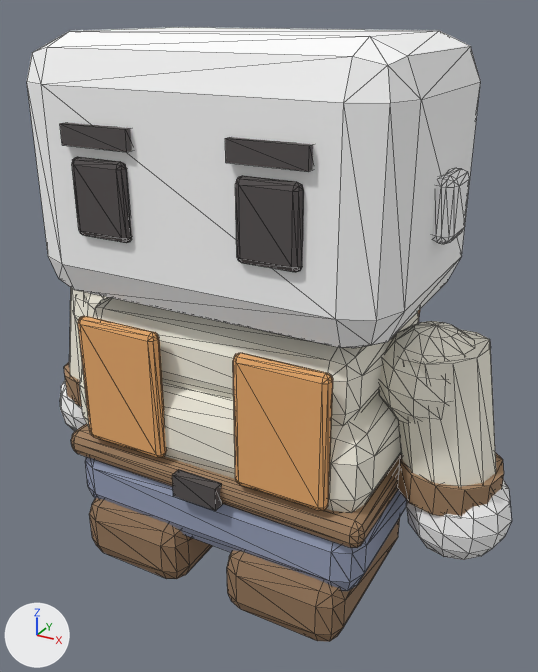
The glTF model public/assets/models/characters/body-vest-rust.glb, before and after one commit.
Both versions are drawn from a camera (50 mm lens) standing at (0.428, -0.748, 0.684) and looking at (0.018, -0.004, 0.312). Lighting does not change. The marker at lower left points along +X, +Y and +Z. The picture after the commit comes second. Mesh edges are drawn as thin lines. Vertices at exactly the same position are counted once.

In view in the first picture: 'body-mesh', 'head-mesh'.
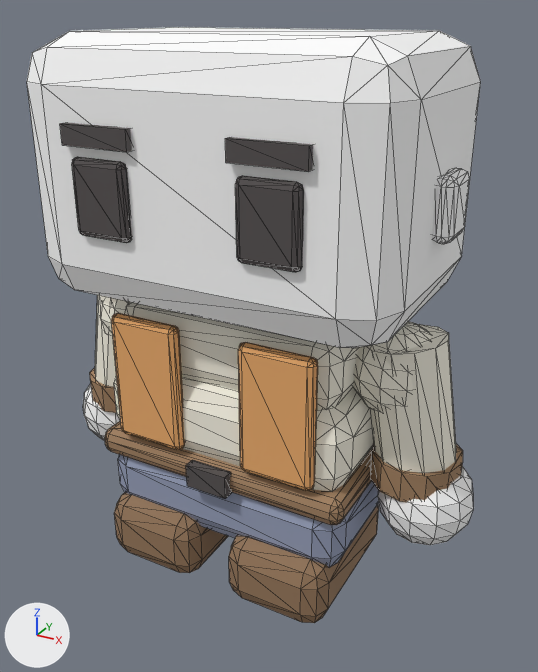
What differs and where, as boxes (x1, y1, x2, y2) in the pictures (538 x 672 px; the box of a moved part takes in the faces that stretch with it):
'head-mesh', reshaped (6% narrower)
    before: (27, 27, 511, 560)
    after: (27, 27, 481, 545)
'body-mesh', reshaped (15% narrower, 7% shorter)
    before: (64, 288, 504, 642)
    after: (90, 295, 463, 623)
part 1 of me_body_mesh, moved or reshaped
    before: (79, 371, 401, 513)
    after: (118, 454, 379, 567)
part 2 of me_body_mesh, added
    after: (186, 460, 232, 499)
part 3 of me_body_mesh, added (brown)
    after: (370, 444, 463, 502)
part 4 of me_body_mesh, added (brown)
    after: (90, 368, 116, 413)
part 5 of me_body_mesh, added
    after: (100, 301, 129, 338)
part 6 of me_body_mesh, added
    after: (353, 321, 431, 411)
part 7 of me_body_mesh, rebuilt (9% narrower, 46% taller)
    before: (379, 321, 474, 423)
    after: (370, 324, 456, 473)
part 8 of me_body_mesh, rebuilt
    before: (73, 296, 107, 326)
    after: (95, 295, 128, 387)
part 9 of me_body_mesh, rebuilt (13% narrower)
    before: (227, 518, 400, 642)
    after: (229, 505, 379, 623)
part 10 of me_body_mesh, rebuilt
    before: (93, 297, 419, 426)
    after: (125, 302, 360, 410)
part 11 of me_body_mesh, rebuilt (19% narrower, 16% shorter)
    before: (71, 424, 401, 548)
    after: (105, 421, 373, 525)
part 12 of me_body_mesh, rebuilt
    before: (89, 498, 212, 579)
    after: (114, 492, 228, 573)
part 13 of me_body_mesh, added
    after: (114, 376, 374, 492)
part 14 of me_body_mesh, added (orange)
    after: (111, 313, 185, 450)
part 15 of me_body_mesh, added (orange)
    after: (238, 342, 318, 491)
part 16 of me_body_mesh, deleted
    before: (64, 288, 504, 516)
part 17 of me_body_mesh, deleted (blue)
    before: (85, 457, 407, 591)
part 18 of me_head_mesh, moved or reshaped
    before: (406, 480, 511, 560)
    after: (378, 466, 473, 545)
part 19 of me_head_mesh, moved or reshaped
    before: (60, 381, 87, 431)
    after: (83, 383, 120, 441)

What changed in the scene script:
```text
Change me_body_mesh:
    remove me_body_mesh.from_pydata(...)  # 798 vertices, 1524 faces; spans x -0.318..0.318, y -0.153..0.144, z 0.0..0.367
    add me_body_mesh.from_pydata(...)  # 792 vertices, 1512 faces; spans x -0.271..0.271, y -0.135..0.121, z 0.0..0.363
    me_body_mesh part 1: the loose piece of 56 vertices spanning x -0.2..0.2, y -0.135..0.135, z 0.167..0.282 is scaled about its middle by (0.822, 0.83, 0.874), then moved by (0.0, 0.0, -0.11)
    me_body_mesh part 2: a new loose piece, a box spanning x -0.027..0.027, y -0.128..-0.114, z 0.15..0.18, in mat_charmat
    me_body_mesh part 3: a new loose piece, a 12-sided cylinder along z spanning x 0.163..0.271, y -0.054..0.054, z 0.166..0.204, in mat_charmat
    me_body_mesh part 4: a new loose piece, a 12-sided cylinder along z spanning x -0.271..-0.163, y -0.054..0.054, z 0.166..0.204, in mat_charmat
    me_body_mesh part 5: a new loose piece, a UV sphere (12 segments, 8 rings, poles along z) spanning x -0.241..-0.129, y -0.056..0.056, z 0.249..0.361, in mat_charmat
    me_body_mesh part 6: a new loose piece, a UV sphere (12 segments, 8 rings, poles along z) spanning x 0.129..0.241, y -0.056..0.056, z 0.249..0.361, in mat_charmat
    me_body_mesh part 7: the loose piece of 86 vertices spanning x 0.163..0.287, y -0.062..0.062, z 0.243..0.367 is rebuilt with 24 vertices and now spans x 0.145..0.265, y -0.048..0.048, z 0.178..0.352
    me_body_mesh part 8: the loose piece of 86 vertices spanning x -0.287..-0.163, y -0.062..0.062, z 0.243..0.367 is rebuilt with 24 vertices and now spans x -0.265..-0.145, y -0.048..0.048, z 0.178..0.352
    me_body_mesh part 9: the loose piece of 56 vertices spanning x 0.031..0.185, y -0.153..0.082, z 0.0..0.09 is rebuilt with 56 vertices and now spans x 0.023..0.157, y -0.135..0.075, z 0.0..0.09
    me_body_mesh part 10: the loose piece of 56 vertices spanning x -0.177..0.177, y -0.12..0.12, z 0.267..0.363 is rebuilt with 56 vertices and now spans x -0.147..0.147, y -0.097..0.097, z 0.267..0.363
    me_body_mesh part 11: the loose piece of 56 vertices spanning x -0.205..0.205, y -0.142..0.142, z 0.148..0.182 is rebuilt with 56 vertices and now spans x -0.17..0.17, y -0.117..0.117, z 0.148..0.182
    me_body_mesh part 12: the loose piece of 56 vertices spanning x -0.185..-0.031, y -0.153..0.082, z 0.0..0.09 is rebuilt with 56 vertices and now spans x -0.157..-0.023, y -0.135..0.075, z 0.0..0.09
    me_body_mesh part 13: a new loose piece of 56 vertices spanning x -0.165..0.165, y -0.11..0.11, z 0.167..0.282, in mat_charmat
    me_body_mesh part 14: a new loose piece of 44 vertices spanning x -0.135..-0.041, y -0.12..-0.104, z 0.188..0.353, in mat_charmat
    me_body_mesh part 15: a new loose piece of 44 vertices spanning x 0.041..0.135, y -0.12..-0.104, z 0.188..0.353, in mat_charmat
    me_body_mesh part 16: 9 loose pieces with 246 vertices, spanning x -0.318..0.318, y -0.153..0.072, z 0.038..0.353, are deleted
    me_body_mesh part 17: 56 vertices removed from x -0.2..0.2, y -0.138..0.138, z 0.065..0.165
    other edits to the shape of me_body_mesh do not show in these pictures
Change me_head_mesh:
    remove me_head_mesh.from_pydata(...)  # 444 vertices, 852 faces; spans x -0.334..0.334, y -0.159..0.15, z 0.083..0.662
    add me_head_mesh.from_pydata(...)  # 444 vertices, 852 faces; spans x -0.29..0.29, y -0.159..0.15, z 0.087..0.662
    me_head_mesh part 18: 86 of 444 vertices moved; they spanned x 0.21..0.334, y -0.062..0.062, z 0.083..0.207 and now span x 0.174..0.29, y -0.058..0.058, z 0.087..0.203; mean shift (-0.04, 0.0, 0.0); largest move (0.284, -0.021, 0.088) -> (0.232, -0.022, 0.199)
    me_head_mesh part 19: 86 of 444 vertices moved; they spanned x -0.334..-0.21, y -0.062..0.062, z 0.083..0.207 and now span x -0.29..-0.174, y -0.058..0.058, z 0.087..0.203; mean shift (0.04, 0.0, 0.0); largest move (-0.272, 0.0, 0.083) -> (-0.221, 0.019, 0.199)
```
